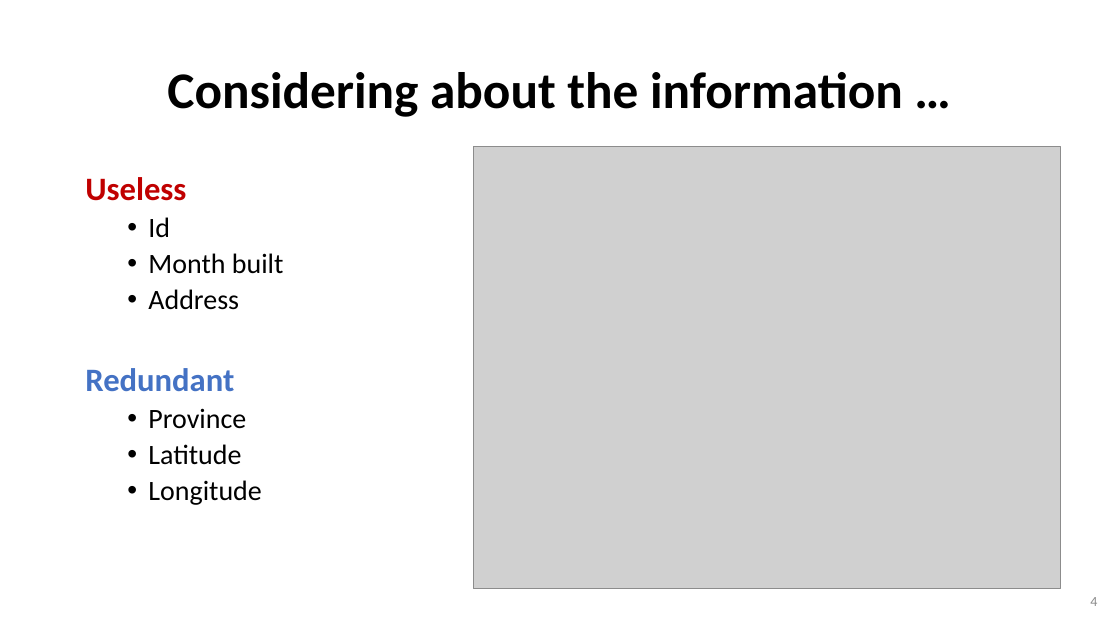
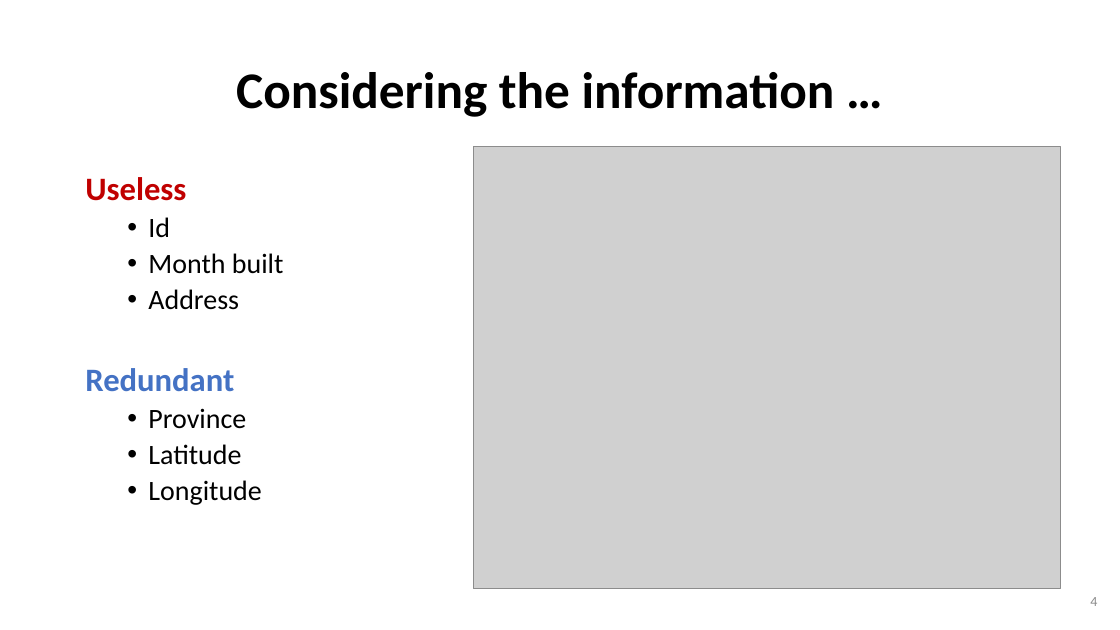
Before and after one commit to wtwwitt/project_2_bangkok_housing_price, a slide deck: slide 4 of presentation/Bangkok Housing Price Prediction for buyers and sellers.pptx. Drawn at 1120x630 pixels with LibreOffice and Linux fonts; fonts in the diff are those of the drawing; grey boxes stand for pictures. Boxes give left, top, right and bottom in pixels: in the first picture for what was removed or moved away, otherwise in the second. Text is boxed around its words. In the diff, an @@ line names an element or a change of style, - is before the commit and + after.

Commit message:
update presentation, add more information on missing value and XGBoost model

```diff
--- a/presentation/Bangkok Housing Price Prediction for buyers and sellers.pptx
+++ b/presentation/Bangkok Housing Price Prediction for buyers and sellers.pptx
@@ title at (236, 72, 835, 117): text changed @@
-Considering about the information …
+Considering the information …
```
Also in this commit, not shown: 4 other slides changed, 5 slides added, 23 other files.
